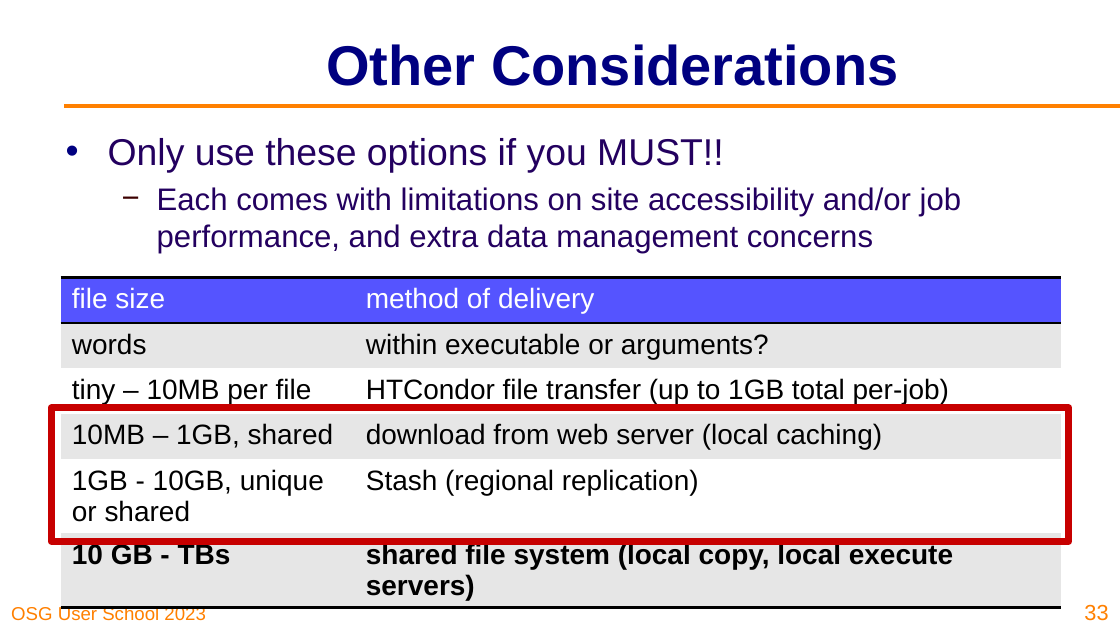
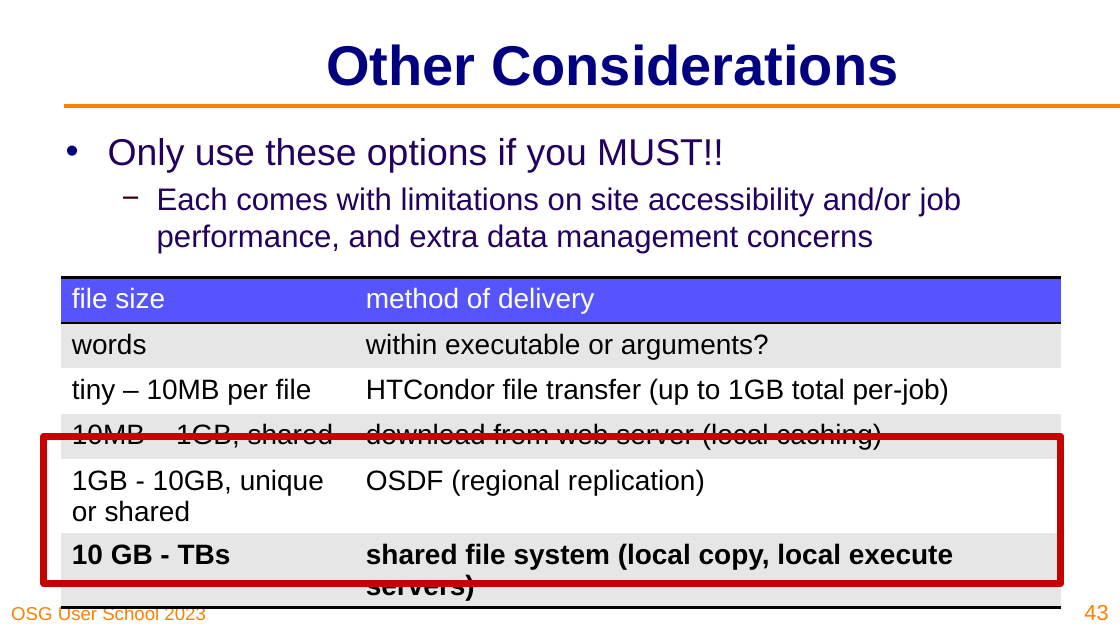
Before and after one commit to osg-htc/user-school-2023, a slide deck: slide 43 of docs/materials/data/files/osgus23-data.pptx (slide 33 before the commit). Drawn at 1120x630 pixels with LibreOffice and Linux fonts; fonts in the diff are those of the drawing; background and template pictures are left out. Boxes give left, top, right and bottom in pixels: in the first picture for what was removed or moved away, otherwise in the second. Text is boxed around its words. In the diff, an @@ line names an element or a change of style, - is before the commit and + after.

```diff
--- a/docs/materials/data/files/osgus23-data.pptx
+++ b/docs/materials/data/files/osgus23-data.pptx
@@ table at (x1=60, y1=278, x2=1061, y2=630) @@
-row 5, column 2: Stash (regional replication)
+row 5, column 2: OSDF (regional replication)
@@ rectangle resized from (x1=52, y1=408, x2=1068, y2=541) to (x1=44, y1=437, x2=1061, y2=584) @@
@@ page number at (x1=1084, y1=604, x2=1108, y2=621): text changed @@
-33
+43
```
Also in this commit, not shown: 15 other slides changed, 15 slides added, 11 slides removed, 1 other file.
